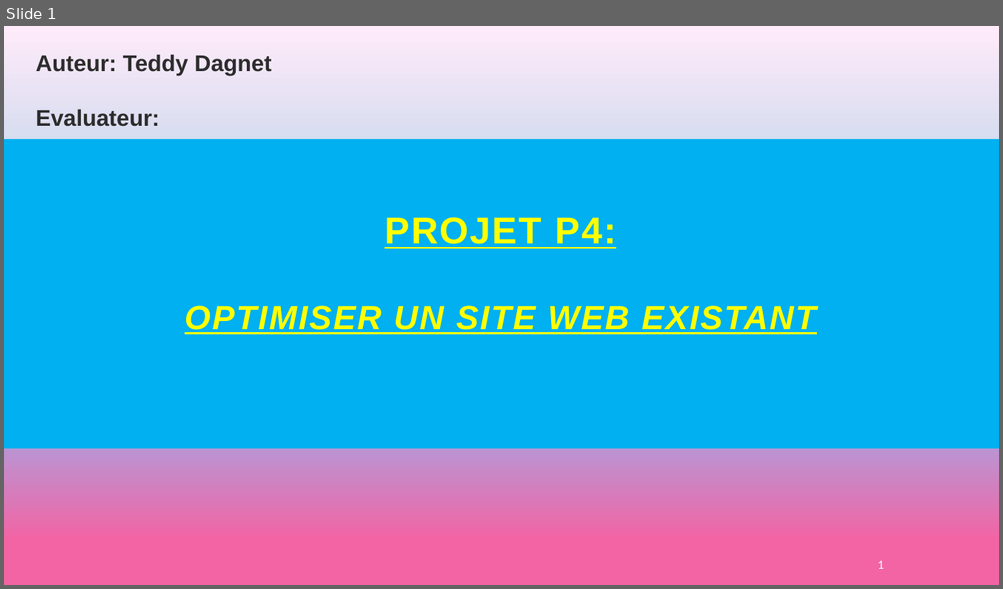
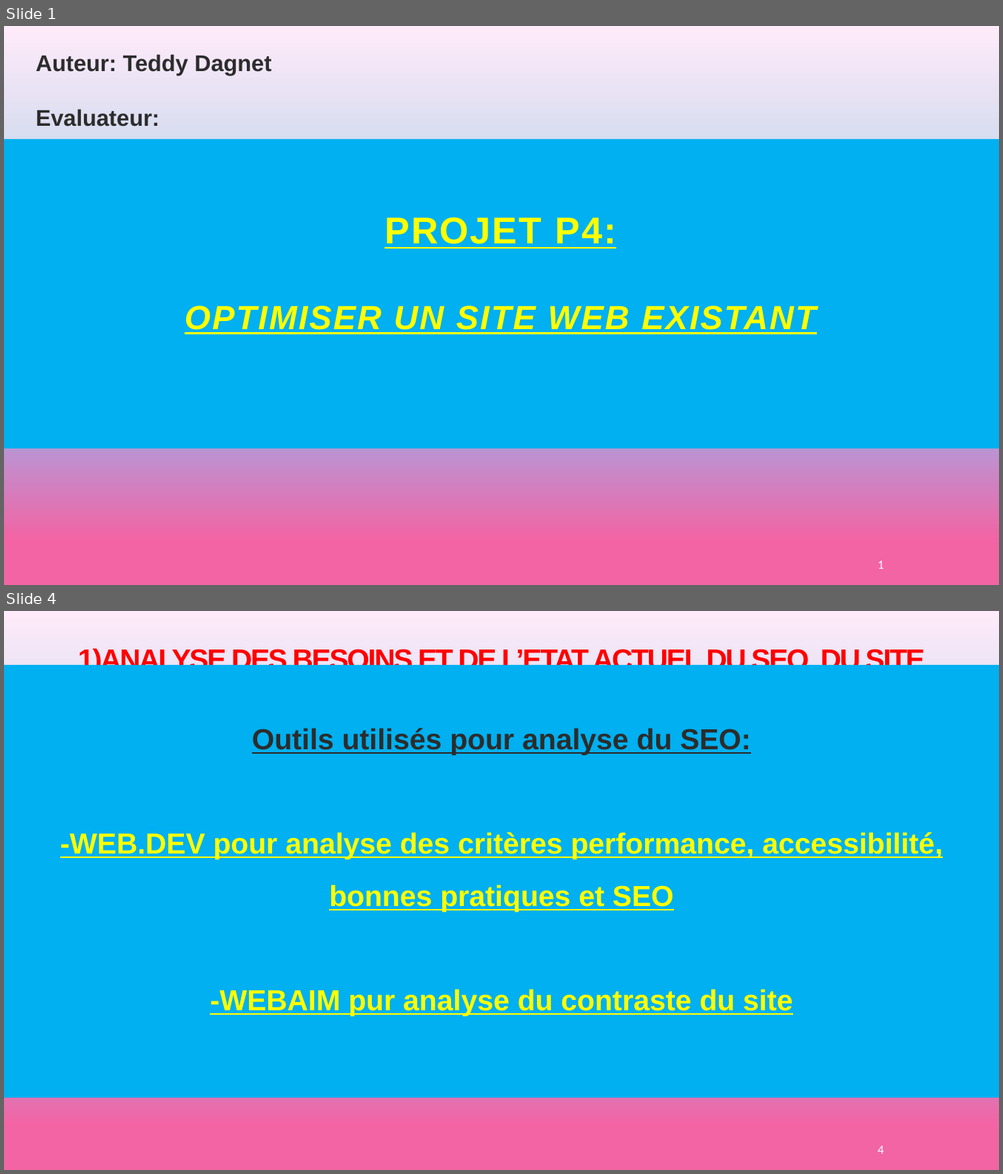
Before and after one commit to teddydagnet/projet-4, a slide deck: documents/audit/Présentation P4.pptx. Shown one above the other, each under a label of ours: slide 1 before the commit, slides 1 and 4 after it; the slides between them are not shown. The pictures are 1003x589 and 1003x1174 pixels, drawn with LibreOffice and Linux fonts; fonts in the diff are those of the drawing. Boxes give left, top, right and bottom in pixels: in the first picture for what was removed or moved away, otherwise in the second. Text is boxed around its words. In the diff, an @@ line names an element or a change of style, - is before the commit and + after.

```diff
--- a/documents/audit/Présentation P4.pptx
+++ b/documents/audit/Présentation P4.pptx
@@ slide 4 added at (4,611,999,1170), background gradient #F264A4 to #85C2FF to #C4D6EB to #FFEBFA @@
@@ title added at (78,647,925,675), 27.9 pt, text #FF0000, bold, underline @@
+1)ANALYSE DES BESOINS ET DE L’ETAT ACTUEL DU SEO DU SITE
@@ rectangle added at (4,665,999,1098), fill #00B0F0, 28 pt, text #FFFF00, bold, underline @@
+Outils utilisés pour analyse du SEO:
+-WEB.DEV pour analyse des critères performance, accessibilité, bonnes pratiques et SEO
+-WEBAIM pur analyse du contraste du site
@@ page number added at (877,1146,883,1154), 12 pt, text #FFFFFF @@
+4
```
Also in this commit, not shown: 6 slides changed, 6 other slides added, 10 slides removed, 10 other files.
